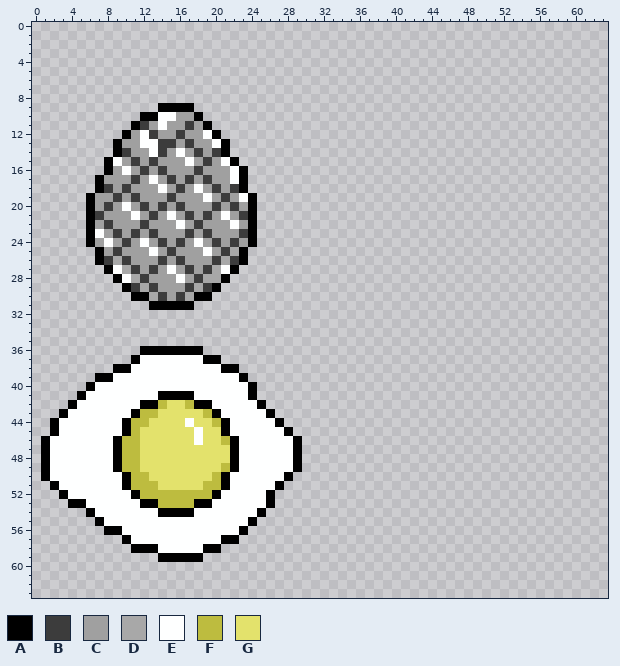
A pixel-art sprite gets an edit: src/assets/images/egg.png. The picture above was drawn from the file before the commit.
The file is 64x64 pixels.
Palette (. is transparent): A #000000  B #3c3c3c  C #a0a0a0  D #a8a8a8  E #feffff  F #bdbc3f  G #e3e26c
The same view after the edit:
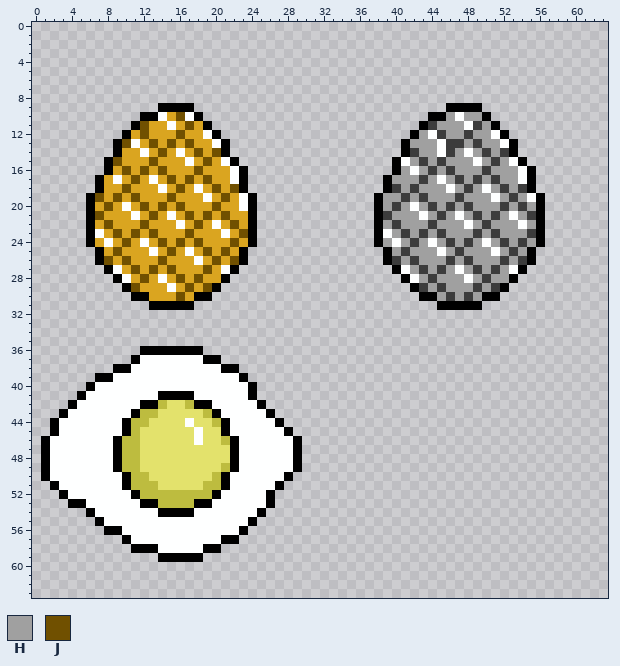
Colours new in this view: H #a0a0a0  J #705000
Commit: Update player animations and golden egg
The exact change:
@@ palette @@
-C #a0a0a0
+C #daa520
@@ x 0..63 @@
  8 ................................................................
- 9 ..............AAAA..............................................
-10 ............AAEECCA.............................................
-11 ...........ABCECCBCA............................................
-12 ..........ACEBCCBCCEA...........................................
-13 .........ACCEEBBCBCCEA..........................................
-14 .........ABCCEBCECBCBA..........................................
-15 ........AECBCBCCCECBCEA.........................................
-16 ........ACECBCBCCCBCCCEA........................................
-17 .......ACCCBCECBCBCBCCEA........................................
-18 .......ABCBCCCECBCECBCBA........................................
-19 ......ACCBCBCCCBCCCECBCEA.......................................
-20 ......ACBCECBCBCBCCCBCBCA.......................................
-21 ......ABCCCECBCECBCBCECBA.......................................
-22 ......ACBCCCBCCCECBCCCECA.......................................
-23 ......AECBCBCBCCCBCBCCCBA.......................................
-24 ......ACECBCECBCBCECBCBCA.......................................
-25 .......ACBCCCECBCCCECBDA........................................
-26 .......ABDBCCCBCBCCCBDBA........................................
-27 ........AEDBCBCECBCBDEA.........................................
-28 .........AEDBCCCECBDDA..........................................
-29 ..........ABDBCCCBDBA...........................................
-30 ...........AADBCBDAA............................................
-31 .............AAAAA..............................................
+ 9 ..............AAAA............................AAAA..............
+10 ............AAECJEA.........................AAHEHHA.............
+11 ...........AJCCECJCA.......................ABHHHEBHA............
+12 ..........ACJCCCJCCEA.....................AHEBHHBHHEA...........
+13 .........AJECJCJCJCCEA...................AHHHEBBHBHHEA..........
+14 .........ACCECJCECJCJA...................ABHHEBHEHBHBA..........
+15 ........AJCCCJCCCECJCEA.................AEHBHBHHHEHBHEA.........
+16 ........ACJCJCJCCCJCCCEA................AHEHBHBHHHBHHHEA........
+17 .......ACECJCECJCJCJCCEA...............AHHHBHEHBHBHBHHEA........
+18 .......ACCJCCCECJCECJCJA...............ABHBHHHEHBHEHBHBA........
+19 ......AJCJCJCCCJCCCECJCEA.............AHHBHBHHHBHHHEHBHEA.......
+20 ......ACJCECJCJCJCCCJCCEA.............AHBHEHBHBHBHHHBHBHA.......
+21 ......AJCCCECJCECJCJCJCCA.............ABHHHEHBHEHBHBHEHBA.......
+22 ......ACJCCCJCCCECJCECJCA.............AHBHHHBHHHEHBHHHEHA.......
+23 ......AECJCJCJCCCJCCCECJA.............AEHBHBHBHHHBHBHHHBA.......
+24 ......ACECJCECJCJCJCCCJCA.............AHEHBHEHBHBHEHBHBHA.......
+25 .......ACJCCCECJCECJCJCA...............AHBHHHEHBHHHEHBHA........
+26 .......AJCJCCCJCCCECJCJA...............ABHBHHHBHBHHHBHBA........
+27 ........AECJCJCJCCCJCEA.................AEHBHBHEHBHBHEA.........
+28 .........AECJCECJCJCCA...................AEHBHHHEHBHHA..........
+29 ..........AJCCCECJCJA.....................ABHBHHHBHBA...........
+30 ...........AACCCJCAA.......................AAHBHBHAA............
+31 .............AAAAA...........................AAAAA..............
 32 ................................................................
Boxes around the changes in both pictures, in picture pixels (x1, y1, x2, y2):
added: (374, 103, 545, 310)
changed: (95, 112, 248, 301)
